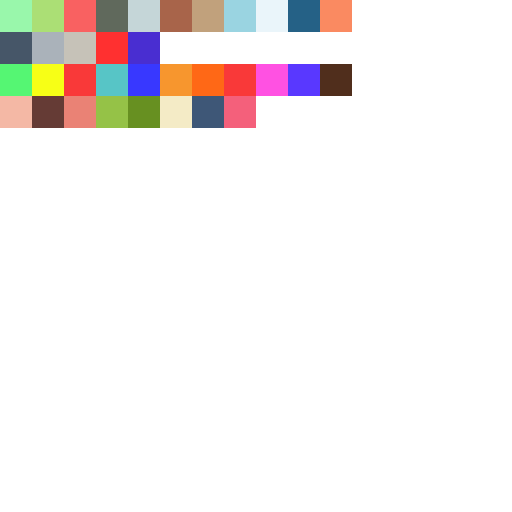
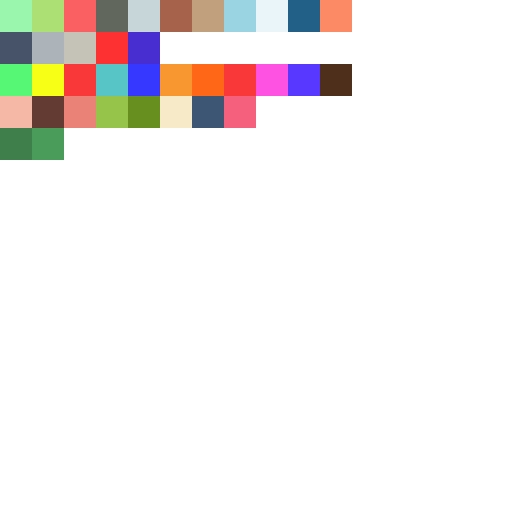
Before/after of a 512 × 512 layered artwork. What changed in the layer stack:
painted on "Layer 7" over [0, 128, 64, 160]
